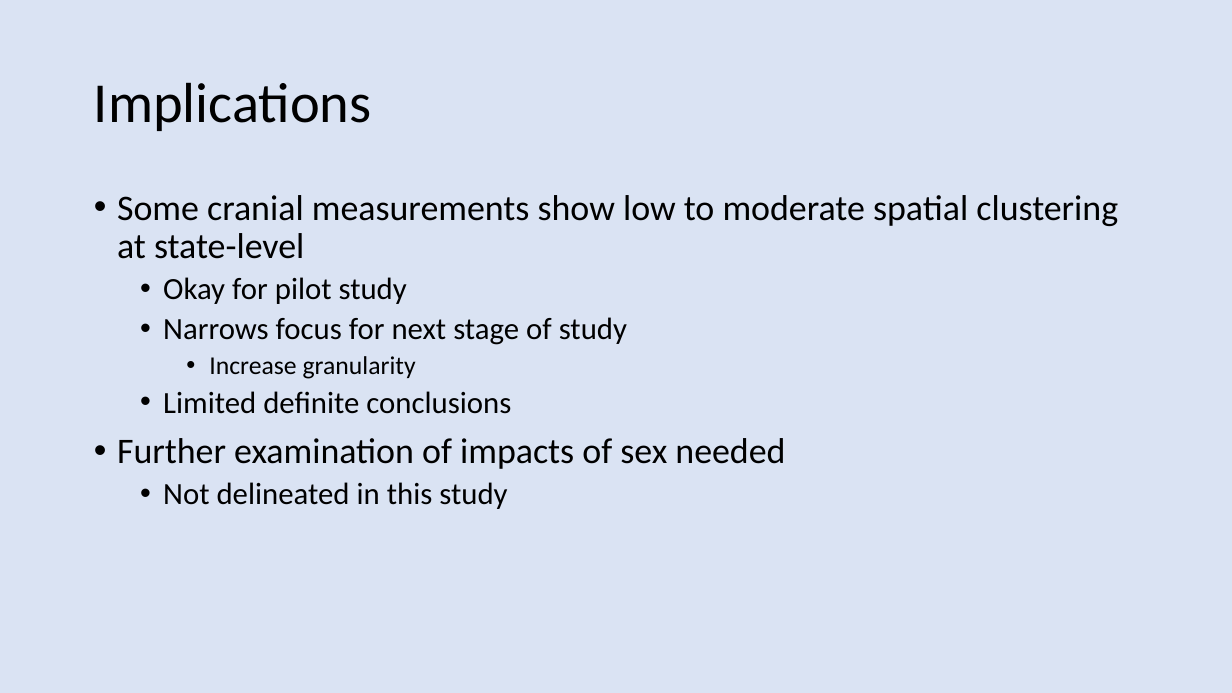
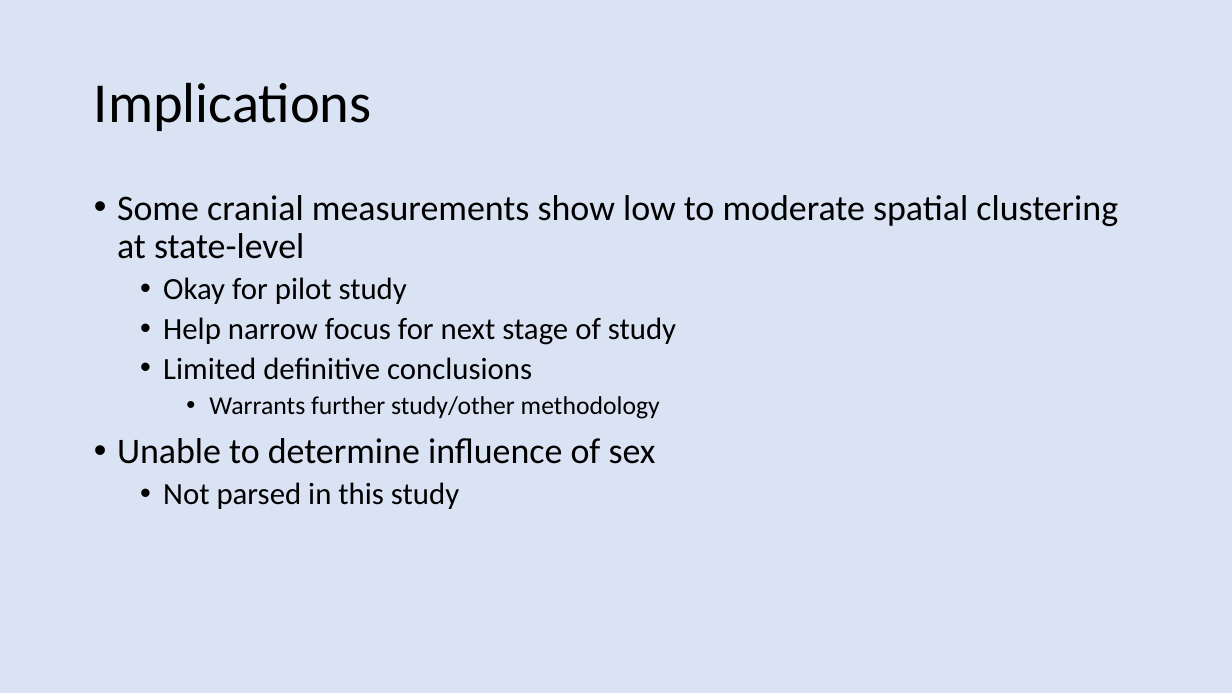
Before and after one commit to andrewroylaws/geog891, a slide deck: slide 7 of Final_project/FinalPresentationLaws.pptx (slide 8 before the commit). Drawn at 1232x693 pixels with LibreOffice and Linux fonts; fonts in the diff are those of the drawing. Boxes give left, top, right and bottom in pixels: in the first picture for what was removed or moved away, otherwise in the second. Text is boxed around its words. In the diff, an @@ line names an element or a change of style, - is before the commit and + after.

```diff
--- a/Final_project/FinalPresentationLaws.pptx
+++ b/Final_project/FinalPresentationLaws.pptx
@@ text at (117, 317, 676, 509): text changed @@
-  • Narrows focus for next stage of study
-    • Increase granularity
-  • Limited definite conclusions
-• Further examination of impacts of sex needed
-  • Not delineated in this study
+  • Help narrow focus for next stage of study
+  • Limited definitive conclusions
+    • Warrants further study/other methodology
+• Unable to determine influence of sex
+  • Not parsed in this study
```
Also in this commit, not shown: 6 other slides changed, 2 slides added, 4 other files.
